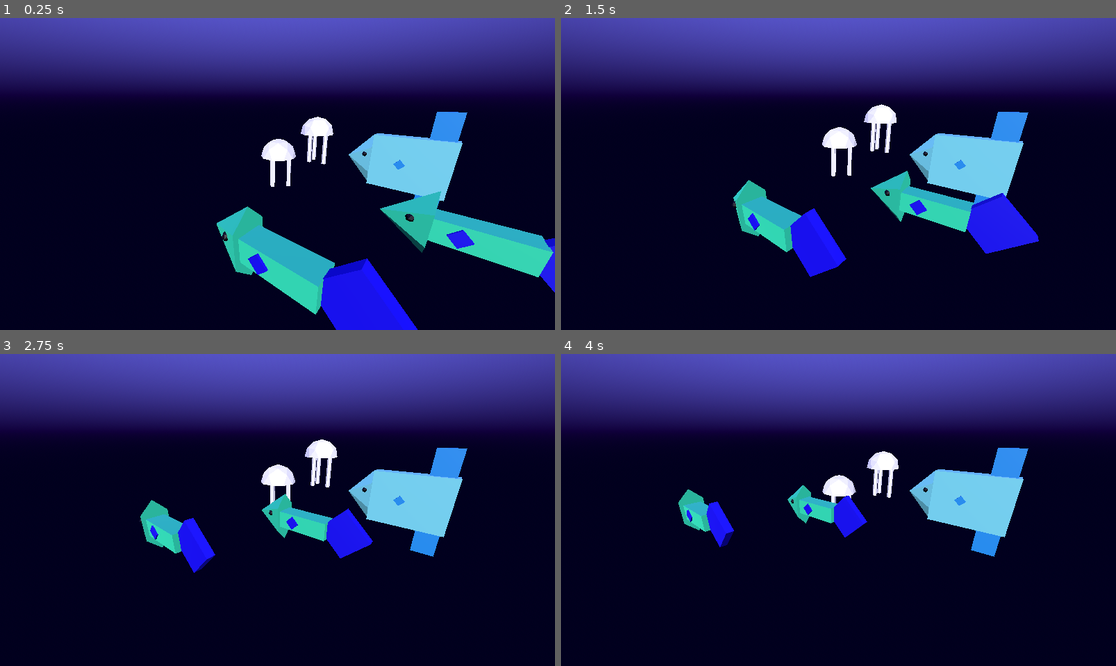
Above: before the commit, frames 1-4 (two rows, left to right).
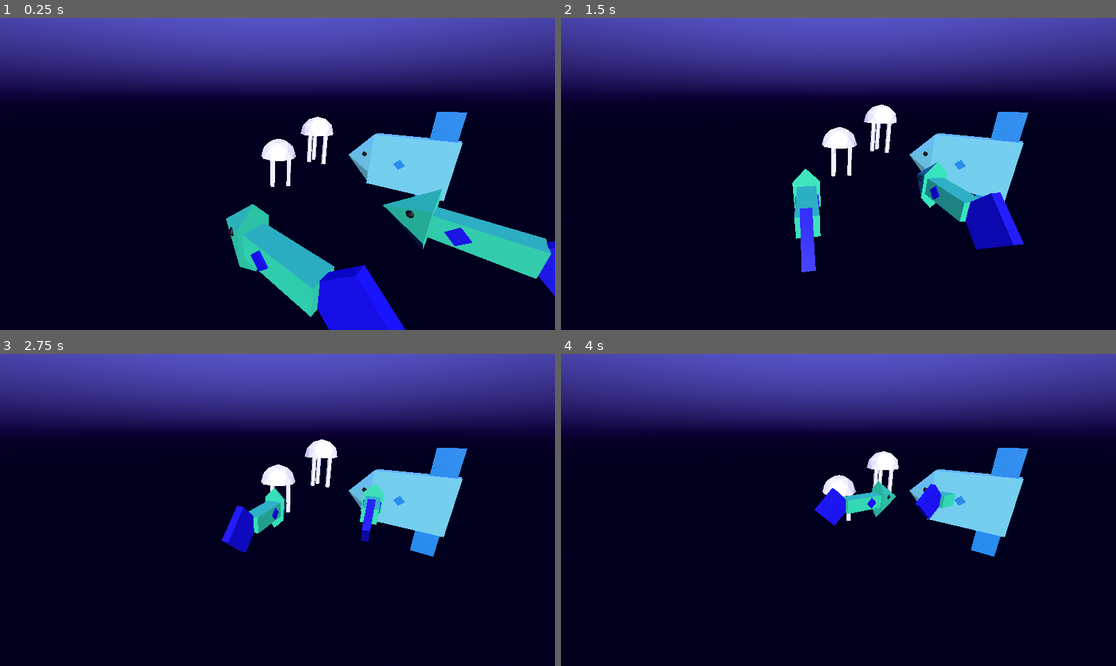
Above: after the commit, the same moments.

Repository: kennebel/RandomPlay
Game: Godot game, scene res://Scenes/world.tscn
Two runs of this game, one before a commit and one after it. Both use one fixed random seed, a clock stepped at 60 frames per second and the inputs below.
Inputs:
- Up to frame 1 (0.25 s): no input
- Up to frame 2 (1.5 s): no input
- Up to frame 3 (2.75 s): no input
- Up to frame 4 (4 s): no input

The runs differ from the first frame. In frame 1, 2.4% of the frame differs, in the area x 39-100%, y 54-100%; in frame 2, 6.9%, in the area x 31-87%, y 46-84%; in frame 3, 4.5%; in frame 4, 2.9%.

Commit message:
Switching to the flocking behavior

Diff:
--- a/Prefabs/fish_base.tscn
+++ b/Prefabs/fish_base.tscn
@@ -1,9 +1,9 @@
 [gd_scene load_steps=3 format=3 uid="uid://bc6aaoxetwtwy"]
 
-[ext_resource type="Script" path="res://Scripts/FishBase.gd" id="1_72g2s"]
+[ext_resource type="Script" path="res://Scripts/FlockBase.gd" id="1_0ywvu"]
 [ext_resource type="PackedScene" uid="uid://dwu03qf5jnvtl" path="res://Models/Fish.glb" id="2_676c7"]
 
 [node name="Fish_Base" type="Node3D"]
-script = ExtResource("1_72g2s")
+script = ExtResource("1_0ywvu")
 
 [node name="Fish" parent="." instance=ExtResource("2_676c7")]
--- a/Scripts/FishBase.gd
+++ /dev/null
@@ -1,12 +0,0 @@
-extends Node3D
-var speed: float = 2.0
-
-# Called when the node enters the scene tree for the first time.
-func _ready():
-	#print("Here fishy fishy")
-	pass
-
-
-# Called every frame. 'delta' is the elapsed time since the previous frame.
-func _process(delta):
-	position.z -= delta * speed
--- a/Scripts/FlockBase.gd
+++ b/Scripts/FlockBase.gd
@@ -1,17 +1,27 @@
 extends Node3D
 class_name FlockBase
 
-var ID: int = -1
+# Variables
+# Editor Variables
 @export var ItemType: RandGlobal.ItemType = RandGlobal.ItemType.None
 @export var Speed: float = 2.0
 @export var Energetic: float = 1.0
 
-# Called when the node enters the scene tree for the first time.
+# Local Variables
+var ID: int = -1
+
+# Overridden Node3D functions
 func _ready():
 	ID = RGlobal.GetNextID()
 	RGlobal.RegisterItem(self)
 
+func _exit_tree():
+	RGlobal.UnregisterItem(self)
 
-# Called every frame. 'delta' is the elapsed time since the previous frame.
 func _process(delta):
+	self.rotate(Vector3.UP, delta*Speed*-0.25)
+	self.translate_object_local(Vector3.FORWARD * delta * Speed)
+
+# User functions
+func FindPeers():
 	pass
--- a/Scripts/RandGlobal.gd
+++ b/Scripts/RandGlobal.gd
@@ -19,12 +19,13 @@
 	ItemCount += 1
 	return ItemCount
 
-func RegisterItem(item: FlockBase):
-	if !Items.has(item.ItemType):
-		Items[item.ItemType] = {}
-	if (!Items[item.ItemType].has(item.ID)):
-		Items[item.ItemType][item.ID]
+func RegisterItem(newReg: FlockBase):
+	if !Items.has(newReg.ItemType):
+		Items[newReg.ItemType] = {}
+	if (!Items[newReg.ItemType].has(newReg.ID)):
+		Items[newReg.ItemType][newReg.ID] = newReg
 
 
-func UnregisterItem(item: FlockBase):
-	pass
+func UnregisterItem(oldReg: FlockBase):
+	if Items.has(oldReg.ItemType) and Items[oldReg.ItemType].has(oldReg.ID):
+		Items[oldReg.ItemType].erase(oldReg.ID)
